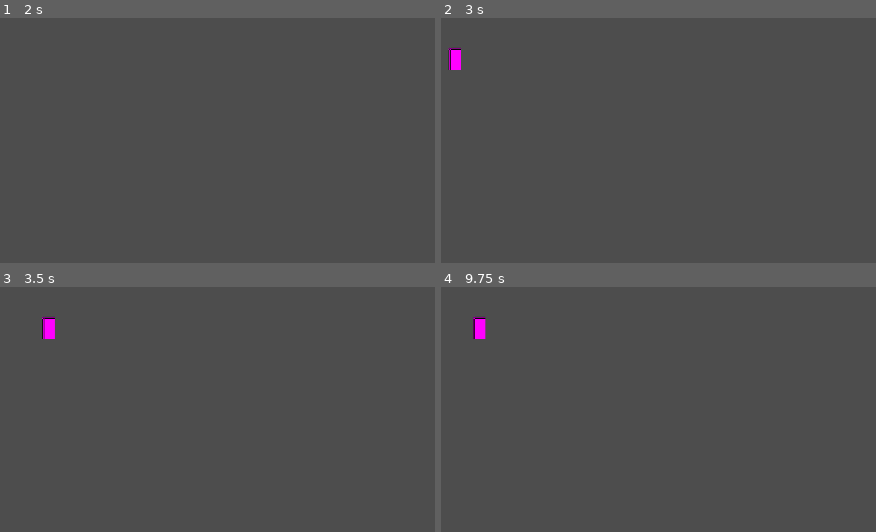
Above: before the commit, frames 1-4 (two rows, left to right).
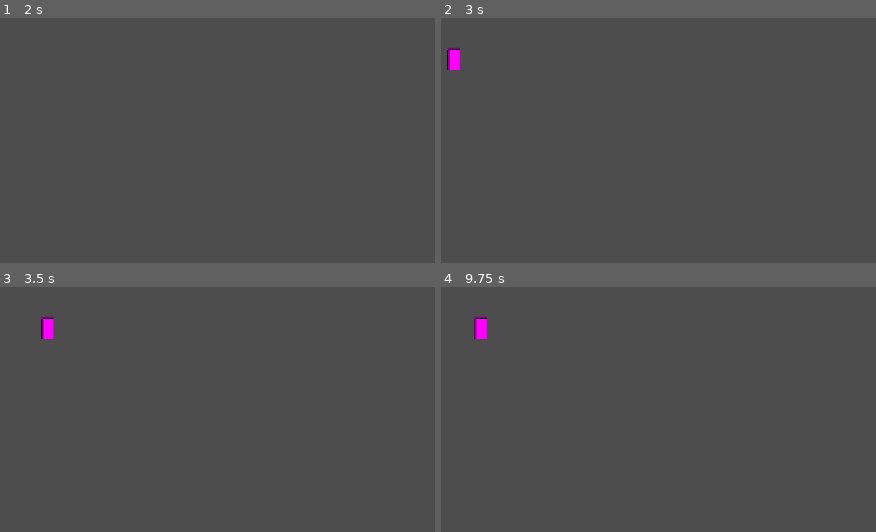
Above: after the commit, the same moments.

Repository: VictorPrazeres/2DMultiplayer
Game: Godot game, scene res://ui/main_menu/main_menu.tscn
Same seed, same stepped clock (60 frames per second), same inputs: the game is played once before the commit and once after it.
Inputs:
- Up to frame 1 (2 s): tap Enter at 0.5 s; hold D (move_right) 0.53-1.25 s; click "Host" at 1.25 s
- Up to frame 2 (3 s): tap Space at 2 s; hold S (move_down) 2.03-2.78 s; tap Enter at 2.75 s; hold D (move_right) from 2.78 s (still down)
- Up to frame 3 (3.5 s): keep holding D (move_right)
- Up to frame 4 (9.75 s): release D (move_right) at 3.53 s; hold W (move_up) 3.53-4.28 s; hold A (move_left) 4.28-5.78 s; tap Space at 5, 6.5 s; tap Enter at 5.75 s; hold S (move_down) 5.78-6.53 s; hold D (move_right) 6.53-7.28 s; hold W (move_up) 7.28-8.03 s; hold D (move_right) 8.03-8.78 s; hold S (move_down) 8.78-9.53 s; hold A (move_left) from 9.53 s (still down)

Frame 1 is identical in both runs. In frame 2, 0.1% of the frame differs, in the area x 1-5%, y 12-22%; in frame 3, 0.1%; in frame 4, 0.1%, in the area x 7-11%, y 12-22%.

Commit message:
feat(multiplayer): configure input authority for player nodes
Restrict player input processing to the designated multiplayer authority
to prevent clients from controlling other peers' characters.

Diff:
--- /dev/null
+++ b/component/player_input_synchronizer_component.gd
@@ -0,0 +1,12 @@
+class_name PlayerInputSynchronizerComponent extends MultiplayerSynchronizer
+
+var movement_vector: Vector2 = Vector2.ZERO
+
+
+func _process(_delta: float) -> void:
+	if is_multiplayer_authority():
+		gather_input()
+
+
+func gather_input():
+	movement_vector = Input.get_vector("move_left", "move_right", "move_up", "move_down")
--- /dev/null
+++ b/component/player_input_synchronizer_component.tscn
@@ -0,0 +1,13 @@
+[gd_scene load_steps=3 format=3 uid="uid://c7tnietnej0fv"]
+
+[ext_resource type="Script" uid="uid://c4p3xb40nnii2" path="res://component/player_input_synchronizer_component.gd" id="1_i0cih"]
+
+[sub_resource type="SceneReplicationConfig" id="SceneReplicationConfig_ieqh2"]
+properties/0/path = NodePath(".:movement_vector")
+properties/0/spawn = true
+properties/0/replication_mode = 2
+
+[node name="PlayerInputSynchronizerComponent" type="MultiplayerSynchronizer"]
+root_path = NodePath(".")
+replication_config = SubResource("SceneReplicationConfig_ieqh2")
+script = ExtResource("1_i0cih")
--- a/entities/player/player.gd
+++ b/entities/player/player.gd
@@ -1,7 +1,15 @@
-extends CharacterBody2D
+class_name Player extends CharacterBody2D
+
+var input_multiplayer_authority: int
+
+@onready var player_input_synchronizer_component: PlayerInputSynchronizerComponent = $PlayerInputSynchronizerComponent
+
+
+func _ready() -> void:
+	player_input_synchronizer_component.set_multiplayer_authority(input_multiplayer_authority)
+	set_process(is_multiplayer_authority())
 
 
 func _process(_delta: float) -> void:
-	var movement_vector = Input.get_vector("move_left", "move_right", "move_up", "move_down")
-	velocity = movement_vector * 100
+	velocity = player_input_synchronizer_component.movement_vector * 100
 	move_and_slide()
--- a/entities/player/player.tscn
+++ b/entities/player/player.tscn
@@ -1,6 +1,7 @@
-[gd_scene load_steps=4 format=3 uid="uid://cjqc31ns8shcp"]
+[gd_scene load_steps=5 format=3 uid="uid://cjqc31ns8shcp"]
 
 [ext_resource type="Script" uid="uid://3k7mrumbq40m" path="res://entities/player/player.gd" id="1_symyc"]
+[ext_resource type="PackedScene" uid="uid://c7tnietnej0fv" path="res://component/player_input_synchronizer_component.tscn" id="2_abrql"]
 
 [sub_resource type="PlaceholderTexture2D" id="PlaceholderTexture2D_sfv1e"]
 size = Vector2(18, 32)
@@ -11,6 +12,8 @@
 collision_layer = 0
 script = ExtResource("1_symyc")
 
+[node name="PlayerInputSynchronizerComponent" parent="." instance=ExtResource("2_abrql")]
+
 [node name="Texture" type="Sprite2D" parent="."]
 position = Vector2(0, -16)
 texture = SubResource("PlaceholderTexture2D_sfv1e")
--- a/main.gd
+++ b/main.gd
@@ -7,8 +7,9 @@
 
 func _ready() -> void:
 	multiplayer_spawner.spawn_function = func(data):
-		var player = player_scene.instantiate()
+		var player = player_scene.instantiate() as Player
 		player.name = str(data.peer_id)
+		player.input_multiplayer_authority = data.peer_id
 		return player
 
 	peer_ready.rpc_id(1)
Not shown, added: component/player_input_synchronizer_component.gd.uid
